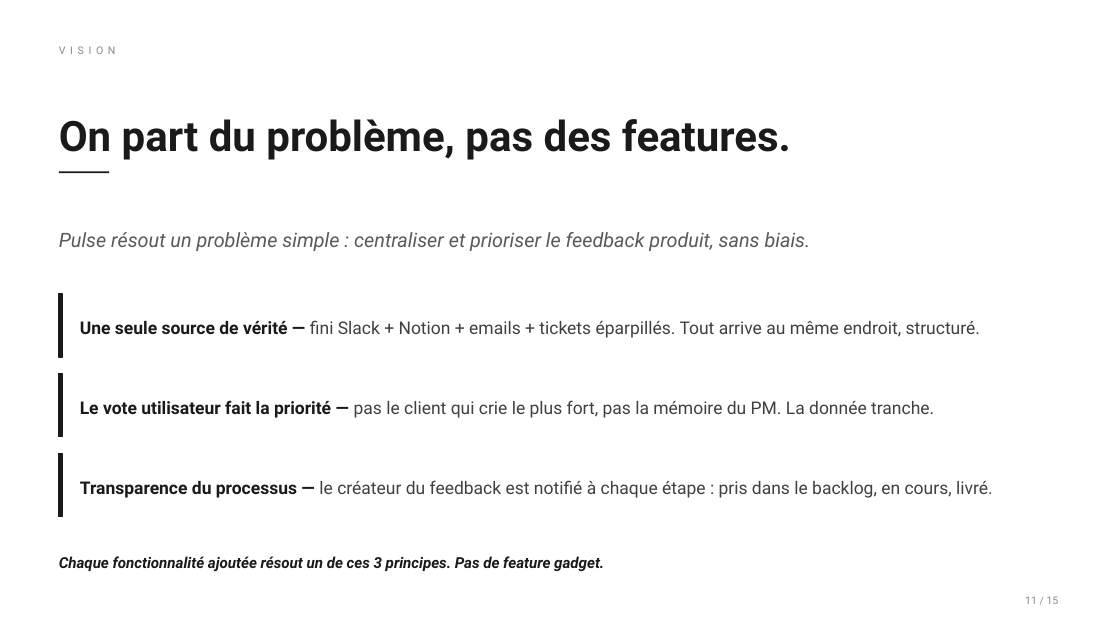
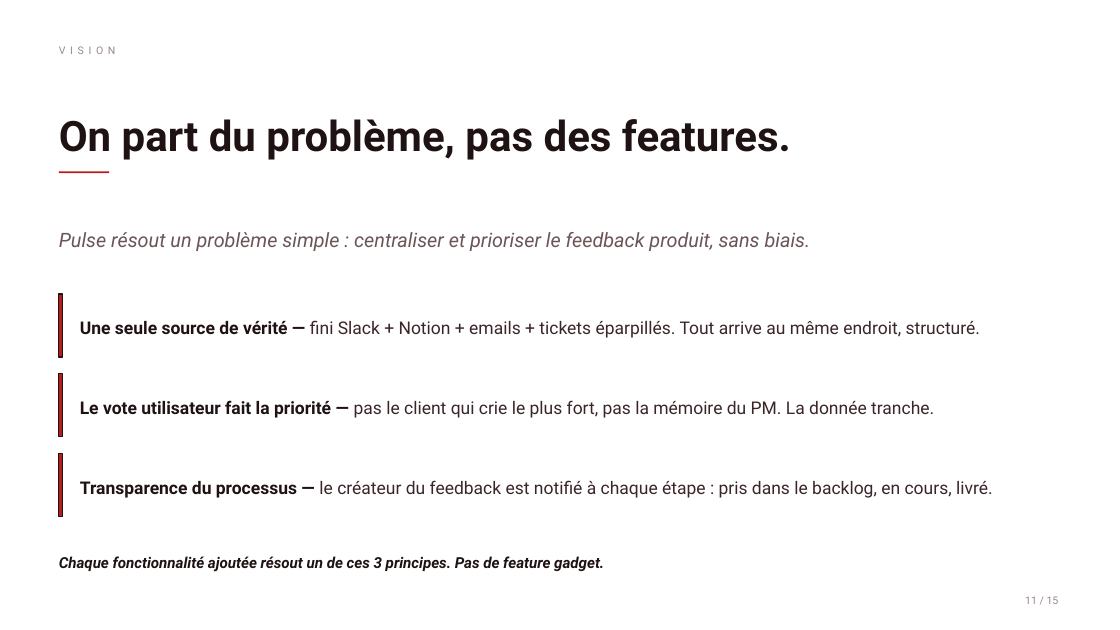
Before and after one commit to VincentG32/echo, a slide deck: slide 11 of docs/pulse-presentation.pptx. Drawn at 1120x630 pixels with LibreOffice and Linux fonts; fonts in the diff are those of the drawing. Boxes give left, top, right and bottom in pixels: in the first picture for what was removed or moved away, otherwise in the second. Text is boxed around its words. In the diff, an @@ line names an element or a change of style, - is before the commit and + after.

```diff
--- a/docs/pulse-presentation.pptx
+++ b/docs/pulse-presentation.pptx
@@ text "VISION" at (59, 38, 731, 63): text colour #8A8A8A to #9A8889 @@
@@ text "On part du problème, pas ..." at (59, 119, 791, 160): text colour #1A1A1A to #1F1213 @@
@@ line (59, 172) - (109, 172): stroke #1A1A1A 1.5 pt to #B91C1C 1.5 pt @@
@@ text "Pulse résout un problème simple ..." at (59, 232, 811, 251): text colour #5A5A5A to #6B5557 @@
@@ text "Une seule source de vérité ..." at (80, 320, 980, 338): text colour #1A1A1A to #1F1213 in "Une seule source de vérité —"; text colour #404040 to #3A2628 in "fini Slack + Notion + emails + ..." @@
@@ text "Le vote utilisateur fait la ..." at (80, 400, 934, 418): text colour #1A1A1A to #1F1213 in "Le vote utilisateur fait la priorité —"; text colour #404040 to #3A2628 in "pas le client qui crie le plus ..." @@
@@ fill #1A1A1A to #B91C1C; outline #1A1A1A 1 pt to #1F1213 1 pt in 3 elements at (59, 294, 62, 357), (59, 374, 62, 437), (59, 454, 62, 517) @@
@@ text "Transparence du processus — le ..." at (80, 480, 993, 498): text colour #1A1A1A to #1F1213 in "Transparence du processus —"; text colour #404040 to #3A2628 in "le créateur du feedback est notifié à ..." @@
```
Also in this commit, not shown: 15 other slides changed, 1 other file.
